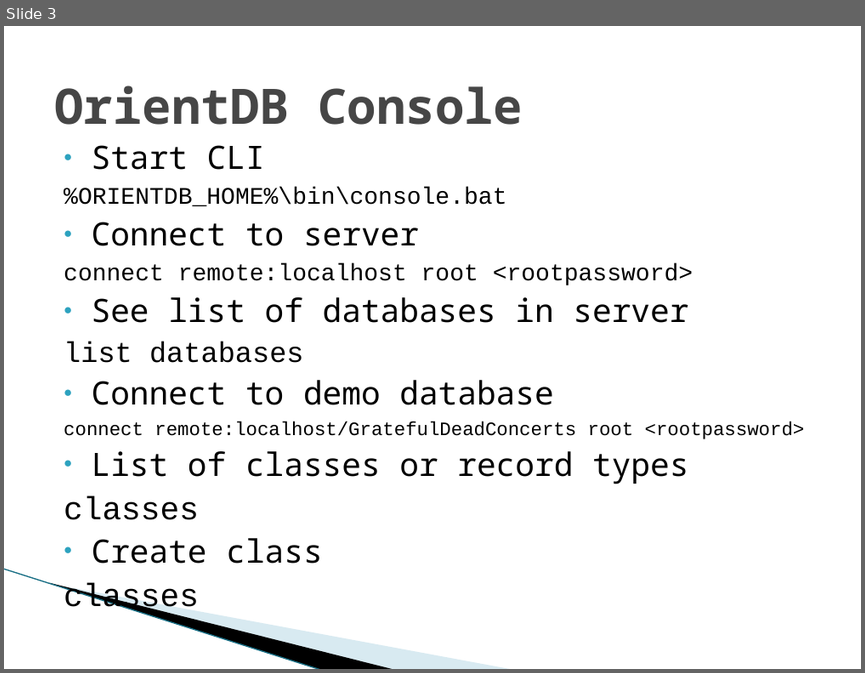
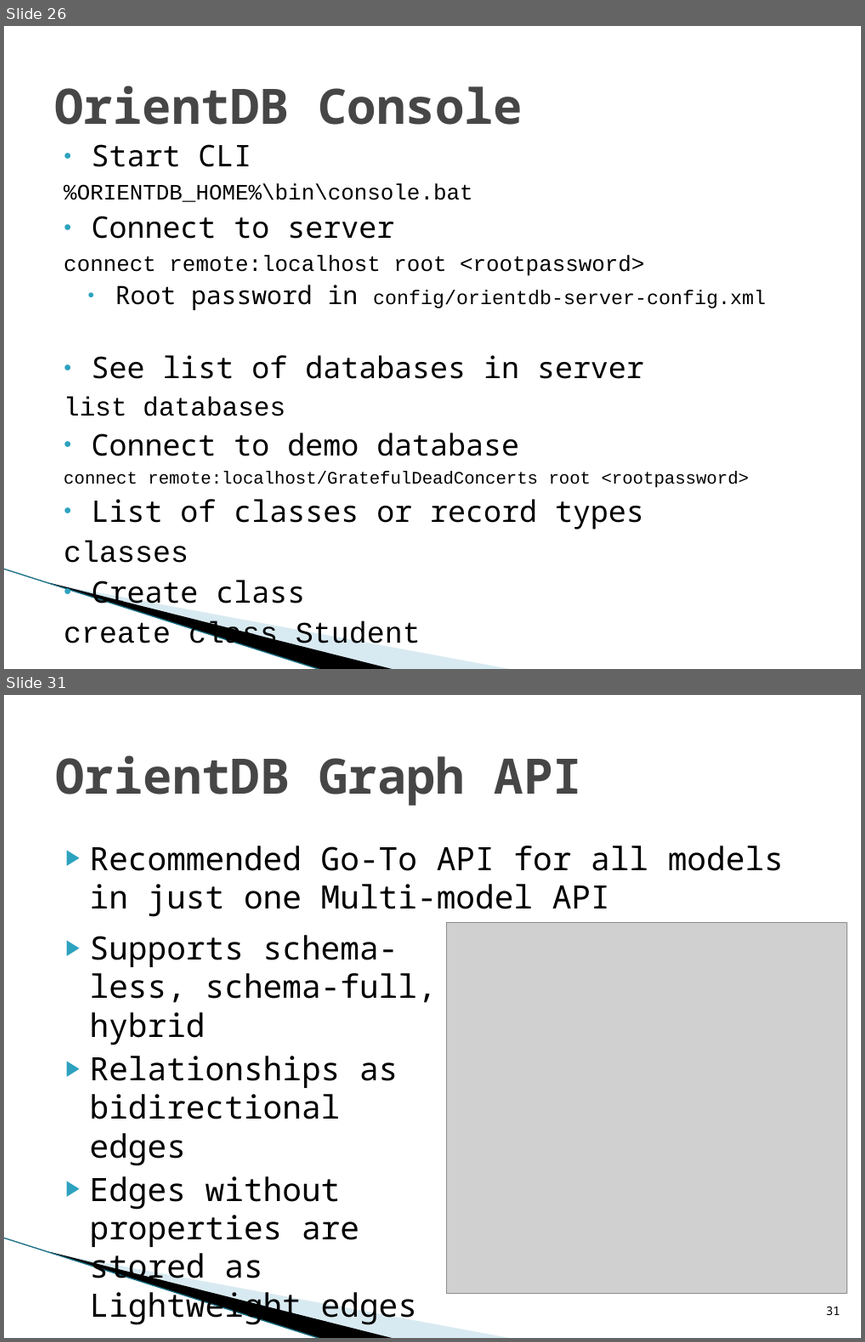
Before and after one commit to arunramkrish/bt_graphdb, a slide deck: presentations/2_OrientDB.pptx. Shown one above the other, each under a label of ours: slide 3 before the commit, slides 26 and 31 after it; the slides between them are not shown. The pictures are 865x673 and 865x1342 pixels, drawn with LibreOffice and Linux fonts; fonts in the diff are those of the drawing; grey boxes stand for pictures; background and template pictures are left out. Boxes give left, top, right and bottom in pixels: in the first picture for what was removed or moved away, otherwise in the second. Text is boxed around its words. In the diff, an @@ line names an element or a change of style, - is before the commit and + after.

Commit message:
updated with more orientdb slides and updated code base

```diff
--- a/presentations/2_OrientDB.pptx
+++ b/presentations/2_OrientDB.pptx
@@ slide 31 added at [4, 695, 861, 1338], background #FFFFFF; not listed: 3 template elements that a slide beside it also shows @@
@@ title added at [55, 755, 582, 805], 41 pt, text #464646, bold @@
+OrientDB Graph API
@@ text added at [90, 845, 783, 917], 27 pt, text #000000 @@
+▶ Recommended Go-To API for all models in just one Multi-model API
@@ picture added at [447, 922, 847, 1293] @@
@@ text added at [90, 935, 437, 1326], 27 pt, text #000000 @@
+▶ Supports schema-less, schema-full, hybrid
+▶ Relationships as bidirectional edges
+▶ Edges without properties are stored as Lightweight edges
@@ page number added at [826, 1306, 840, 1315], 10 pt, text #000000 @@
+31
@@ what was slide 3 is now slide 26 @@
@@ slide 26 changed as well @@
@@ text at [64, 144, 749, 611]: size 27 to 25 pt in "Start CLI", "Connect to server", "See list of databases in server", "Connect to demo database" and 3 more places; size 20 to 18.5 pt in "%ORIENTDB_HOME%\bin\console.bat", "connect remote:localhost root <rootpassword>"; size 24 to 22.2 pt in "list databases"; size 16 to 14.8 pt in "connect remote:localhost/GratefulDeadConcerts root <rootpass ..." @@
@@ text at [115, 284, 766, 310]: paragraph added @@
+  ● Root password in config/orientdb-server-config.xml
@@ text at [64, 622, 420, 652]: text changed; size 27 to 25 pt @@
-classes
+create class Student
```
Also in this commit, not shown: 5 other slides changed, 45 other slides added, 1 other file.
